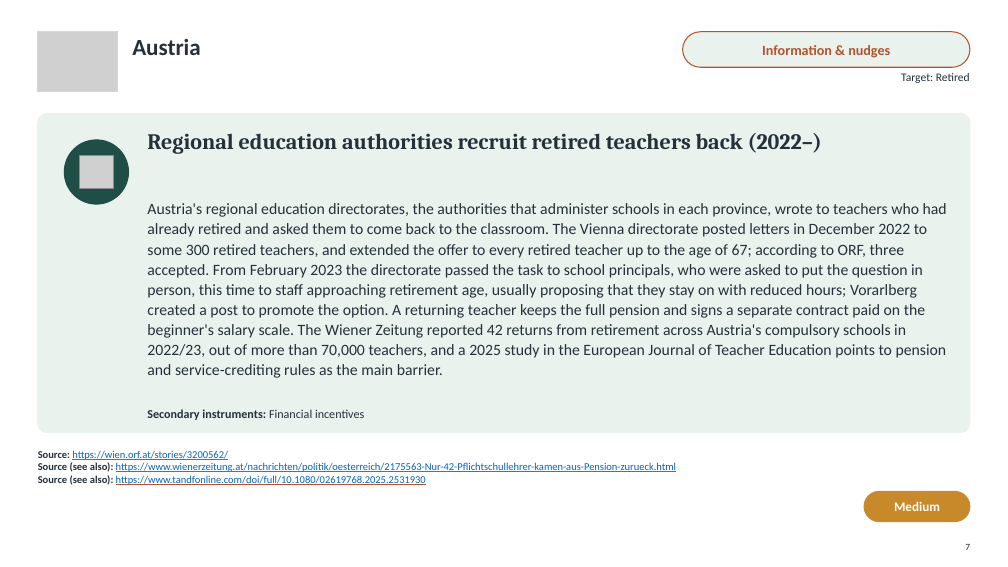
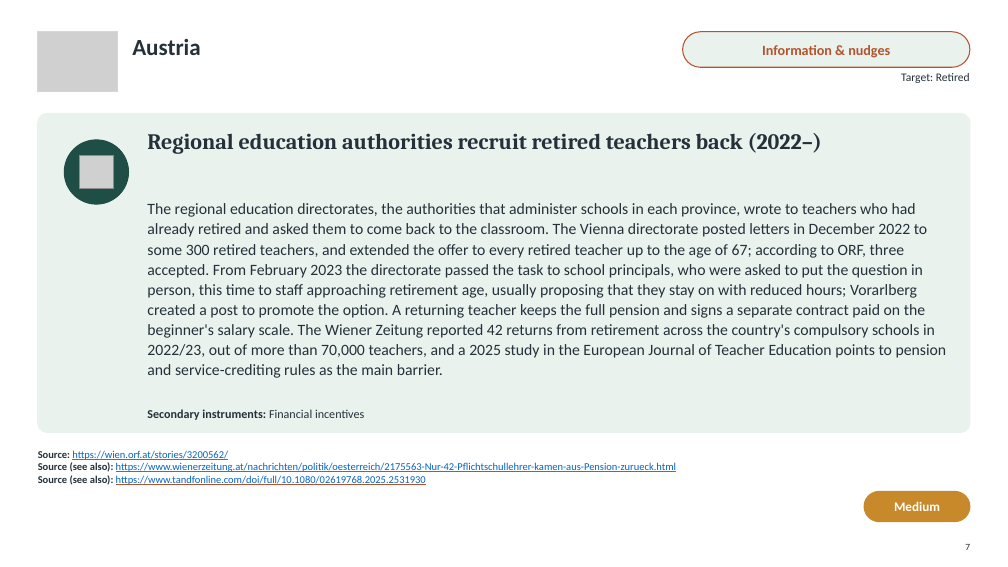
Before and after one commit to jedr1-ship-it/Alternative-Pathways----Quant, a slide deck: slide 7 of policies/Re-attracting_Former_Teachers.pptx. Drawn at 1008x567 pixels with LibreOffice and Linux fonts; fonts in the diff are those of the drawing; grey boxes stand for pictures. Boxes give left, top, right and bottom in pixels: in the first picture for what was removed or moved away, otherwise in the second. Text is boxed around its words. In the diff, an @@ line names an element or a change of style, - is before the commit and + after.

```diff
--- a/policies/Re-attracting_Former_Teachers.pptx
+++ b/policies/Re-attracting_Former_Teachers.pptx
@@ text at <box>147,203,947,378</box>: text changed @@
-Austria's regional education directorates, the authorities that administer schools in each province, wrote to teachers who had already retired and asked them to come back to the classroom. The Vienna directorate posted letters in December 2022 to some 300 retired teachers, and extended the offer to every retired teacher up to the age of 67; according to ORF, three accepted. From February 2023 the directorate passed the task to school principals, who were asked to put the question in person, this time to staff approaching retirement age, usually proposing that they stay on with reduced hours; Vorarlberg created a post to promote the option. A returning teacher keeps the full pension and signs a separate contract paid on the beginner's salary scale. The Wiener Zeitung reported 42 returns from retirement across Austria's compulsory schools in 2022/23, out of more than 70,000 teachers, and a 2025 study in the European Journal of Teacher Education points to pension and service-crediting rules as the main barrier.
+The regional education directorates, the authorities that administer schools in each province, wrote to teachers who had already retired and asked them to come back to the classroom. The Vienna directorate posted letters in December 2022 to some 300 retired teachers, and extended the offer to every retired teacher up to the age of 67; according to ORF, three accepted. From February 2023 the directorate passed the task to school principals, who were asked to put the question in person, this time to staff approaching retirement age, usually proposing that they stay on with reduced hours; Vorarlberg created a post to promote the option. A returning teacher keeps the full pension and signs a separate contract paid on the beginner's salary scale. The Wiener Zeitung reported 42 returns from retirement across the country's compulsory schools in 2022/23, out of more than 70,000 teachers, and a 2025 study in the European Journal of Teacher Education points to pension and service-crediting rules as the main barrier.
```
Also in this commit, not shown: 2 other files.
